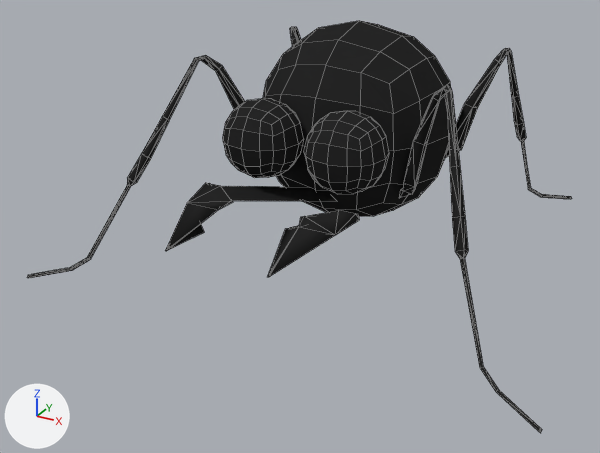
The Blender file assets/actors/ant.blend, before and after one commit.
The view is the same before and after, from a 50 mm lens placed at (2.73, -5.5, 3.08), pointed at (-0.27, -0.05, 0.35). The axes (+X, +Y, +Z) are drawn at lower left. The lights are the same throughout. The first picture is the older version. Mesh edges are drawn as thin lines.

The older version as bpy lines, for what is in view:
```python
me_ant = bpy.data.meshes.new('Ant')
me_ant.from_pydata(...)  # 246 vertices, 443 faces; spans x -0.512..0.512, y -0.626..0.413, z -0.192..0.234
me_ant.polygons.foreach_set('use_smooth', [True] * 443)
me_ant.materials.append(mat_ant)  # black #272727
# before: 104 (0.144, 0.285, 0.025) at pixel (187, 202), 105 (0.096, 0.413, -0.004) at pixel (165, 250), 106 (0.083, 0.32, -0.005) at pixel (204, 232), 107 (0.094, 0.413, -0.004) at pixel (166, 251), 108 (0.077, 0.285, 0.025) at pixel (218, 209)
# before: 109 (0.142, 0.269, 0.011), 110 (0.146, 0.196, 0.019), 111 (0.148, 0.219, 0.04) at pixel (205, 182), 232 (0.117, 0.219, 0.04) at pixel (220, 185), 233 (0.148, 0.208, 0.036) at pixel (209, 183)
# before: 234 (0.071, 0.254, 0.032) at pixel (231, 200), 235 (0.065, 0.257, 0.031) at pixel (233, 202), 236 (0.114, 0.203, 0.026), 242 (0.117, 0.219, 0.04) at pixel (220, 185), 243 (0.071, 0.254, 0.032) at pixel (231, 200)
# before: 244 (-0.005, 0.049, 0.002), 245 (-0.051, 0.084, -0.006) at pixel (337, 201)
# before: 112 (-0.146, 0.285, 0.025) at pixel (335, 235), 113 (-0.099, 0.413, -0.004) at pixel (268, 277), 114 (-0.098, 0.413, -0.005) at pixel (268, 277), 115 (-0.097, 0.413, -0.004) at pixel (267, 277), 116 (-0.08, 0.285, 0.025) at pixel (298, 227)
# before: 117 (-0.048, 0.272, 0.011) at pixel (285, 228), 118 (-0.148, 0.196, 0.019) at pixel (359, 219), 119 (-0.151, 0.219, 0.04) at pixel (355, 213), 237 (-0.068, 0.257, 0.031) at pixel (300, 216), 238 (-0.073, 0.254, 0.032) at pixel (304, 216)
# before: 239 (-0.12, 0.219, 0.04) at pixel (338, 210), 240 (-0.117, 0.203, 0.026), 241 (-0.15, 0.208, 0.036) at pixel (358, 213)
me_cube = bpy.data.meshes.new('Cube')
me_cube.from_pydata(...)  # 98 vertices, 96 faces; spans x -1.68..1.68, y -1.68..1.68, z -1.68..1.68
me_cube.materials.append(mat_ant)  # black #272727
me_cube_002 = bpy.data.meshes.new('Cube.002')
me_cube_002.from_pydata(...)  # 98 vertices, 96 faces; spans x -1.68..1.68, y -1.68..1.68, z -1.68..1.68
me_cube_002.materials.append(mat_ant)  # black #272727
ob_ant = bpy.data.objects.new('Ant', me_ant)
ob_ant.location = (0.0, 0.0, 0.788)
ob_ant.rotation_euler = (0.0, 0.0, 3.142)  # degrees (0, 0, 180)
ob_ant.scale = (4.0, 4.0, 4.0)
ob_cube = bpy.data.objects.new('Cube', me_cube)
ob_cube.location = (0.007, 0.391, 1.169)
ob_cube.scale = (0.471, 0.471, 0.471)
ob_cube_002 = bpy.data.objects.new('Cube.002', me_cube_002)
ob_cube_002.location = (-0.311, -0.532, 1.231)
ob_cube_002.scale = (0.176, 0.176, 0.176)
# also in view: 'Cube.003' at (0.36, -0.53, 1.23)
```
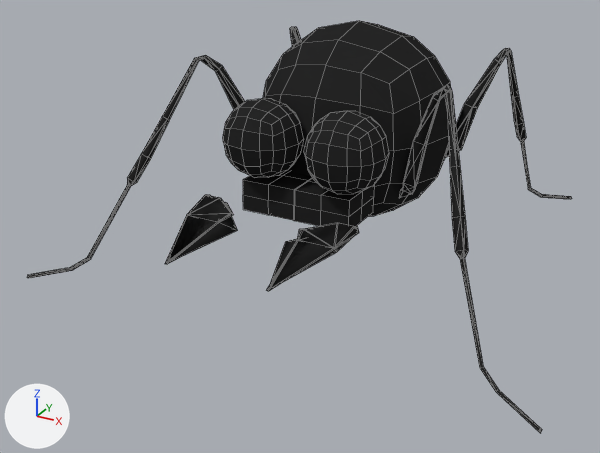
The edits, one by one:
me_ant is used by ob_ant; location (0.0, 0.0, 0.788); rotation (0.0, 0.0, 3.142), in degrees (0, 0, 180); scale (4.0, 4.0, 4.0).
Verts and faces of me_ant; kept vertices keep their numbers, new ones are numbered from 246.
me_ant had 246 vertices, 443 faces and spanned x -0.512..0.512, y -0.626..0.413, z -0.192..0.234.
me_ant now has 269 vertices, 462 faces and spans x -0.512..0.512, y -0.626..0.413, z -0.192..0.234.
me_ant part 1: a new loose piece of 25 vertices spanning x -0.001..0.11, y 0.051..0.157, z -0.028..0.032, in mat_ant (black #272727).
Part 2, on me_ant:
Vertices deleted: 244, 245 (with the faces that use them).
Vertices 104, 106, 108, 235 move by (0.0, 0.0, -0.023).
Vertices 105, 107, 109, 110, 111, 232, 233, 234, 236, 242, 243 move by (0.0, 0.0, -0.024).
Part 3, on me_ant:
Vertices 112, 114, 116, 237 move by (0.0, 0.0, -0.023).
Vertices 113, 115, 117, 118, 119, 238 to 241 move by (0.0, 0.0, -0.024).
Object 'Ant' (ob_ant) gains a MIRROR modifier named 'Mirror'.

Where the change shows, as pixel boxes [x1, y1, x2, y2] in the pictures (600 x 453 px; the box of a moved part takes in the faces that stretch with it):
'Ant', reshaped, modifiers changed: before [28, 27, 572, 433]; after [27, 27, 572, 433]
part 1 of me_ant, added (black): after [243, 170, 374, 226]
part 2 of me_ant, reshaped: before [165, 183, 336, 251]; after [166, 195, 356, 291]
part 3 of me_ant, moved or reshaped: before [268, 210, 360, 277]; after [165, 195, 359, 291]
